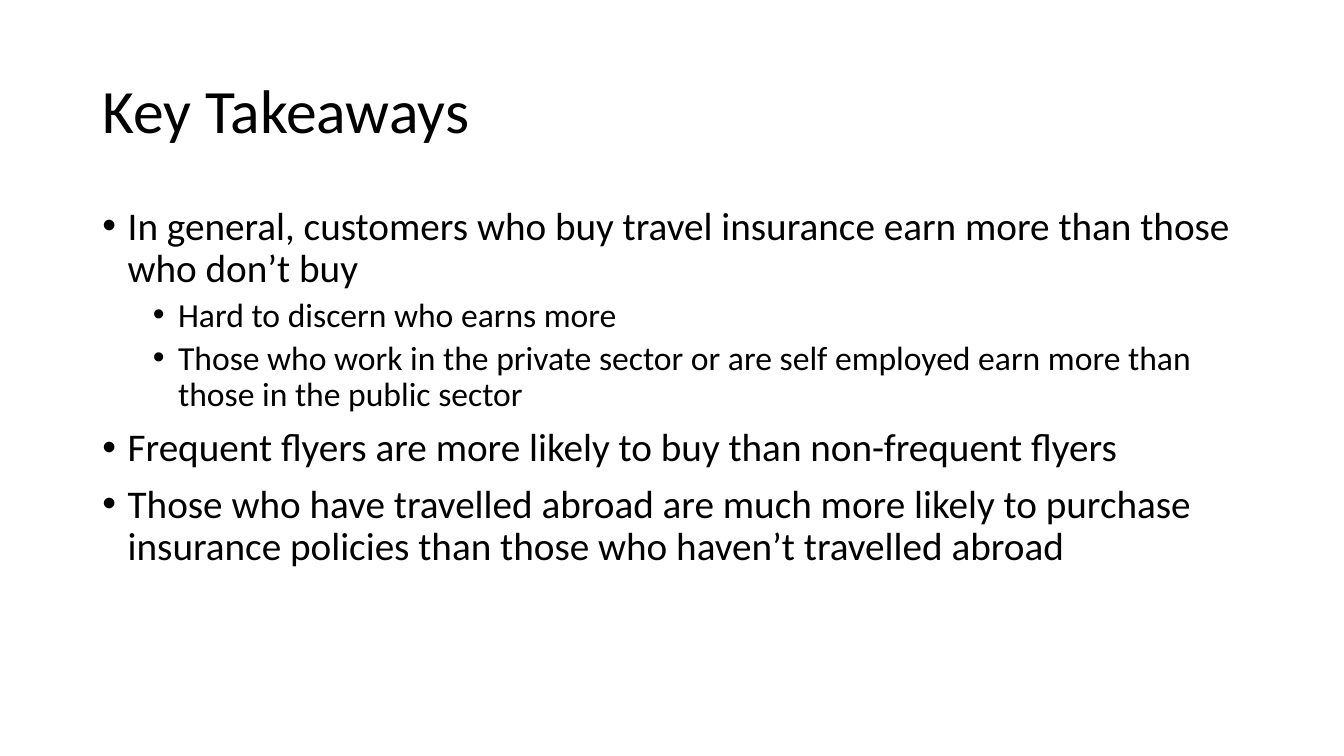
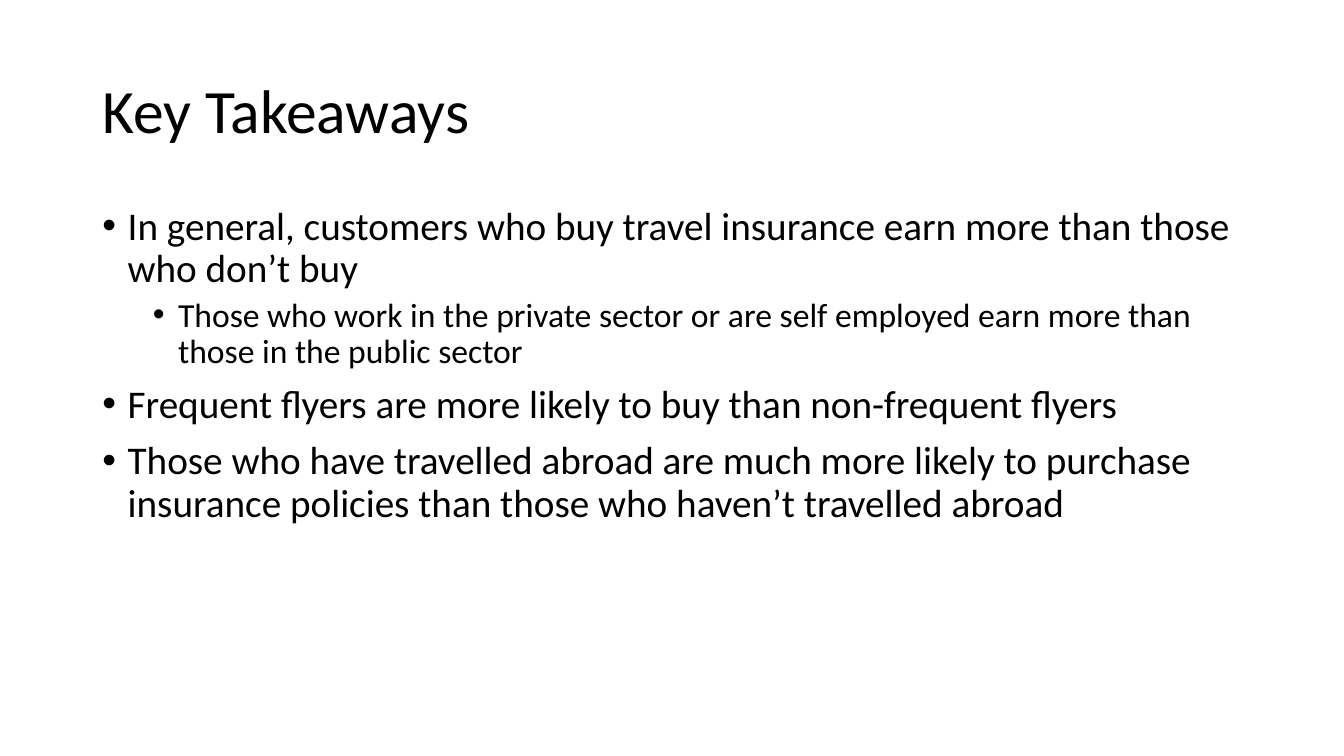
Before and after one commit to teruki-i/travel_insurance_case_study, a slide deck: slide 7 of resources/Travel_Insurance_Presentation.pptx (slide 4 before the commit). Drawn at 1344x756 pixels with LibreOffice and Linux fonts; fonts in the diff are those of the drawing. Boxes give left, top, right and bottom in pixels: in the first picture for what was removed or moved away, otherwise in the second. Text is boxed around its words. In the diff, an @@ line names an element or a change of style, - is before the commit and + after.

```diff
--- a/resources/Travel_Insurance_Presentation.pptx
+++ b/resources/Travel_Insurance_Presentation.pptx
@@ text at <box>178,303,617,328</box>: paragraph removed @@
-  • Hard to discern who earns more
```
Also in this commit, not shown: 2 other slides changed, 3 slides added.
